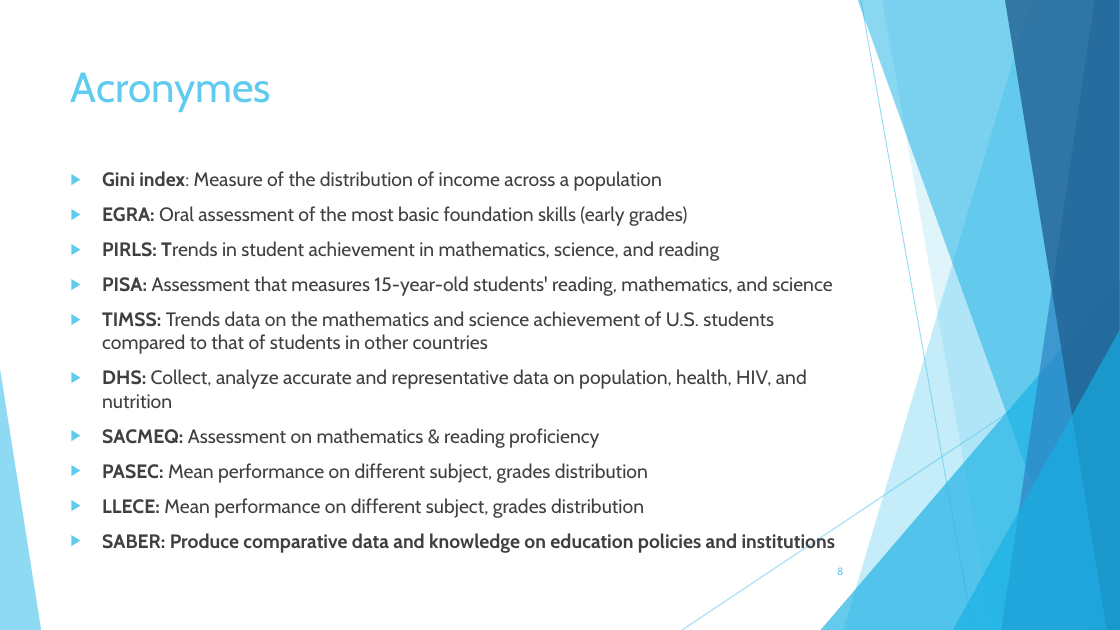
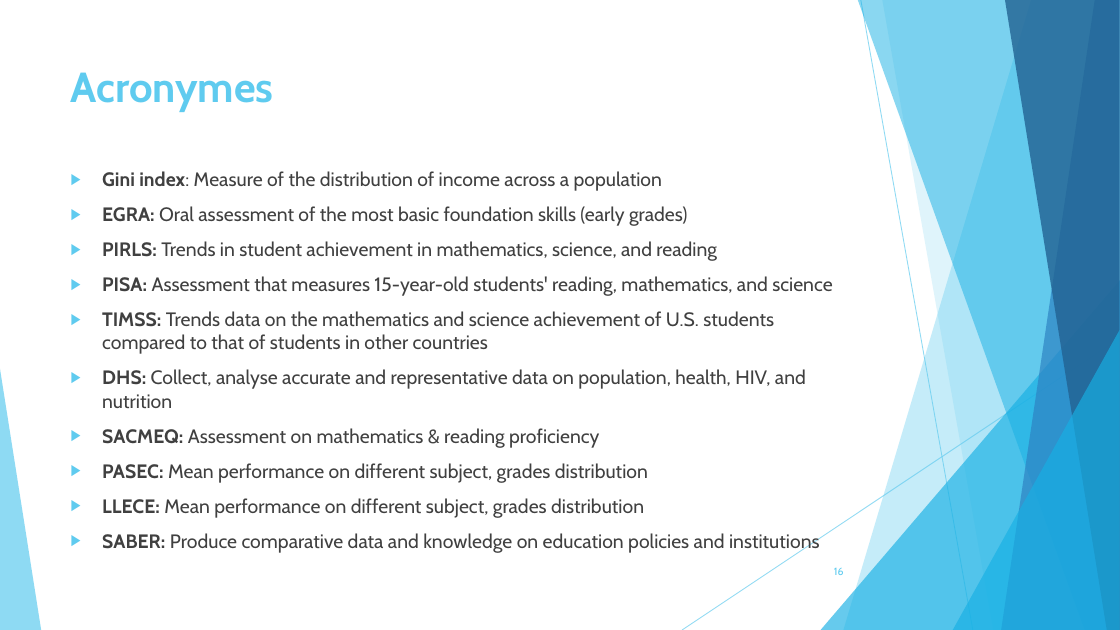
Before and after one commit to hike7o/SL-OC-projects, a slide deck: slide 16 of Projet2.pptx (slide 8 before the commit). Drawn at 1120x630 pixels with LibreOffice and Linux fonts; fonts in the diff are those of the drawing. Boxes give left, top, right and bottom in pixels: in the first picture for what was removed or moved away, otherwise in the second. Text is boxed around its words. In the diff, an @@ line names an element or a change of style, - is before the commit and + after.

Commit message:
Presentation

```diff
--- a/Projet2.pptx
+++ b/Projet2.pptx
@@ title "Acronymes" at bbox=[71, 72, 274, 112]: bold on @@
@@ text at bbox=[102, 241, 820, 553]: bold off in "Trends", "Produce comparative data and knowledge on education ..." @@
@@ text at bbox=[102, 369, 806, 408]: text changed @@
-▶ DHS: Collect, analyze accurate and representative data on population, health, HIV, and nutrition
+▶ DHS: Collect, analyse accurate and representative data on population, health, HIV, and nutrition
@@ page number at bbox=[834, 568, 844, 575]: text changed @@
-8
+16
```
Also in this commit, not shown: 1 other slide changed, 15 slides added, 7 slides removed.
